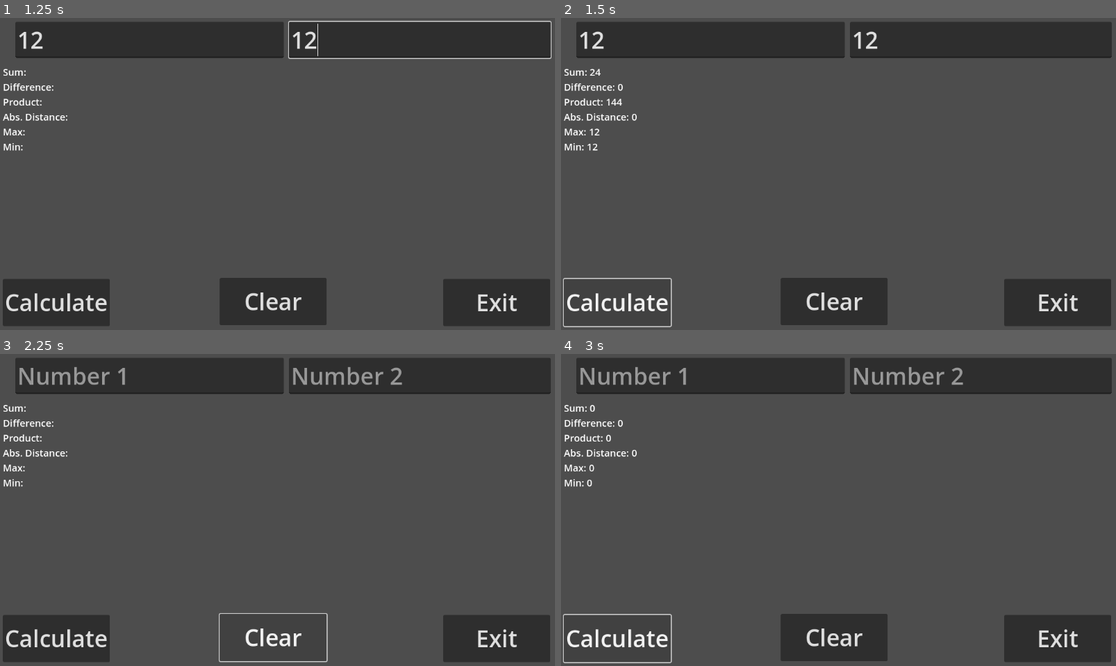
Above: before the commit, frames 1-4 (two rows, left to right).
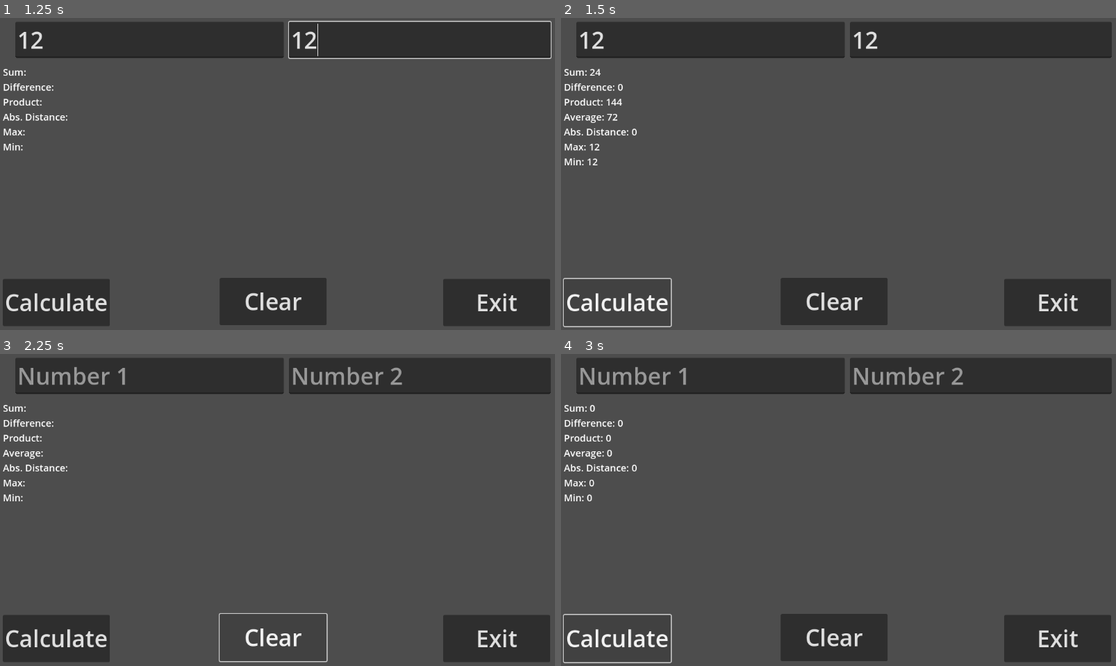
Above: after the commit, the same moments.

Repository: BrickWitmer/game-design-i
Game: Godot game, scene res://Langdocs/prog_88a.tscn
Same seed, same stepped clock (60 frames per second), same inputs: the game is played once before the commit and once after it. The project has no main scene, so this scene is started directly.
Inputs (mouse positions are in pixels of both pictures, inside the frame that each line leads up to):
- Up to frame 1 (1.25 s): click (149, 39) at 0.52 s; type "12" at 0.6 s; click (421, 39) at 0.75 s; type "12" at 0.83 s
- Up to frame 2 (1.5 s): click "Calculate" at 1.25 s
- Up to frame 3 (2.25 s): click "Clear" at 2 s
- Up to frame 4 (3 s): click "Calculate" at 2.75 s

Frame 1 is identical in both runs. In frame 2, 0.4% of the frame differs, in the area x 0-14%, y 30-48%; in frame 3, 0.3%; in frame 4, 0.4%.

Commit message:
update 9/10

Diff:
--- a/prog_88a.gd
+++ b/prog_88a.gd
@@ -25,6 +25,7 @@
 	$Output.text = "Sum: " + str(Sum) + \
 	"\nDifference: " + str(Diff) + \
 	"\nProduct: " + str(Prod) + \
+	"\nAverage: " + str(Aver) + \
 	"\nAbs. Distance: " + str(Abs) + \
 	"\nMax: " + str(Max) + \
 	"\nMin: " + str(Min)
@@ -34,6 +35,7 @@
 	$Output.text = "Sum: " + \
 	"\nDifference: " +  \
 	"\nProduct: " +  \
+	"\nAverage: "  + \
 	"\nAbs. Distance: " +  \
 	"\nMax: " +  \
 	"\nMin: "
